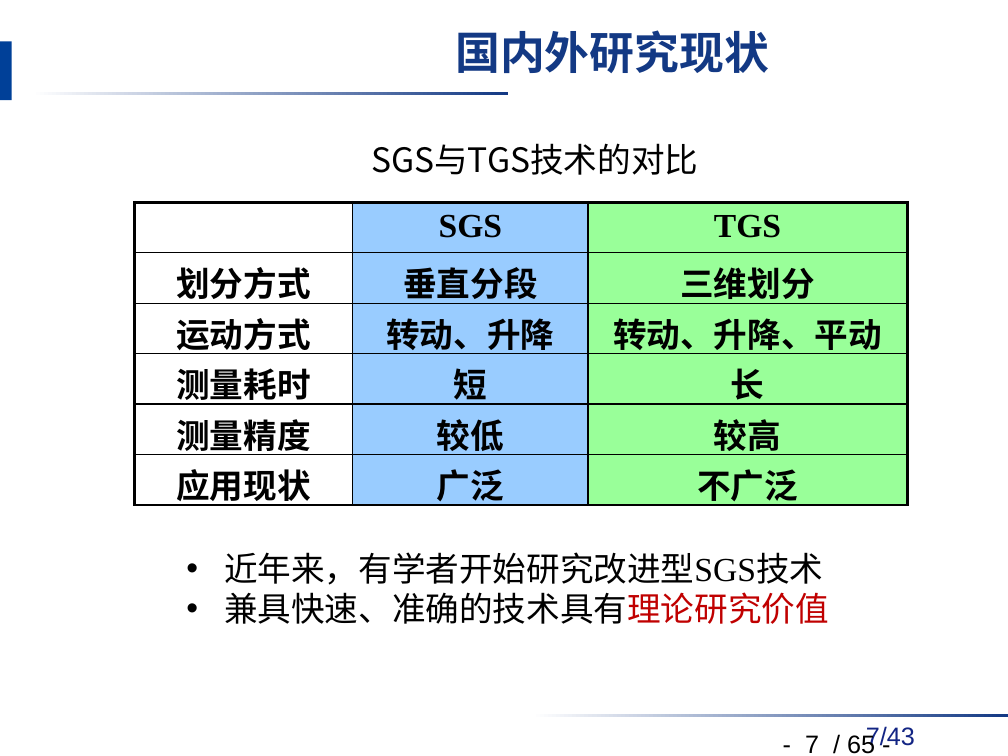
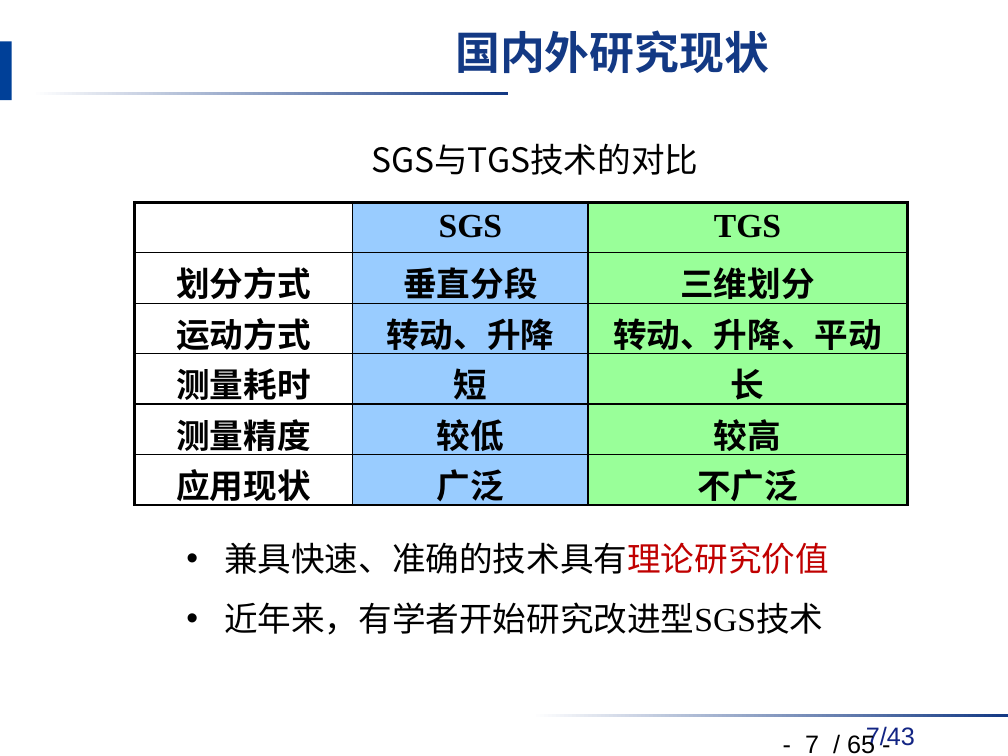
Before and after one commit to danxibao/NDAPapers, a slide deck: slide 7 of 答辩/毕业答辩报告v2-饶开源.pptx. Drawn at 1008x756 pixels with LibreOffice and Linux fonts; fonts in the diff are those of the drawing; background and template pictures are left out. Boxes give left, top, right and bottom in pixels: in the first picture for what was removed or moved away, otherwise in the second. Text is boxed around its words. In the diff, an @@ line names an element or a change of style, - is before the commit and + after.

```diff
--- a/答辩/毕业答辩报告v2-饶开源.pptx
+++ b/答辩/毕业答辩报告v2-饶开源.pptx
@@ text "兼具快速、准确的技术具有理论研究价值": place and size @@
-text "兼具快速、准确的技术具有理论研究价值" at bbox=[224, 552, 829, 624]
+text "兼具快速、准确的技术具有理论研究价值" at bbox=[224, 542, 829, 635]
@@ text at bbox=[224, 542, 829, 574]: paragraph added @@
+• 兼具快速、准确的技术具有理论研究价值
@@ text at bbox=[224, 592, 829, 624]: paragraph removed @@
-• 兼具快速、准确的技术具有理论研究价值
```
Also in this commit, not shown: 19 other slides changed, 2 slides added.
